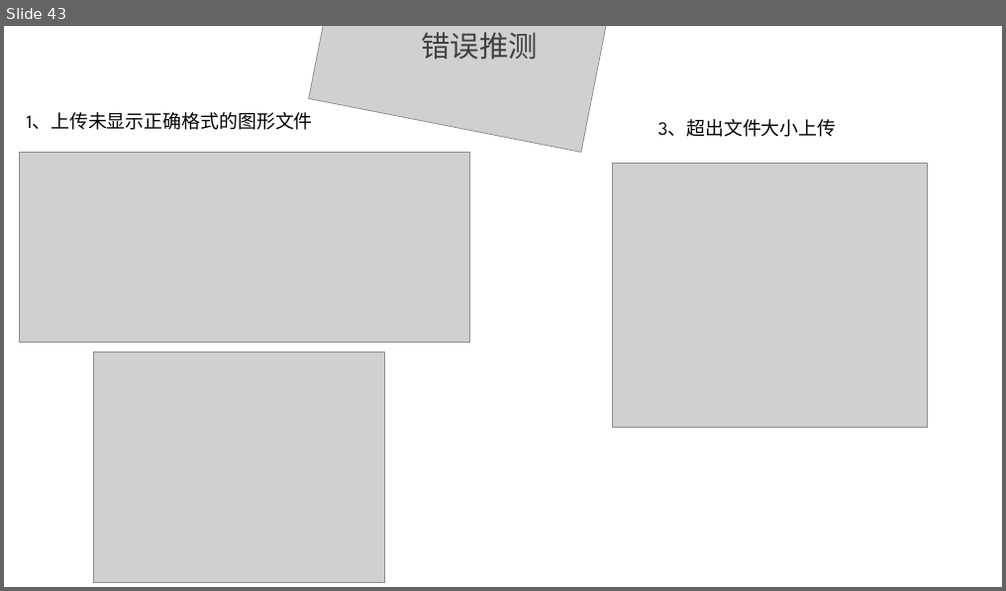
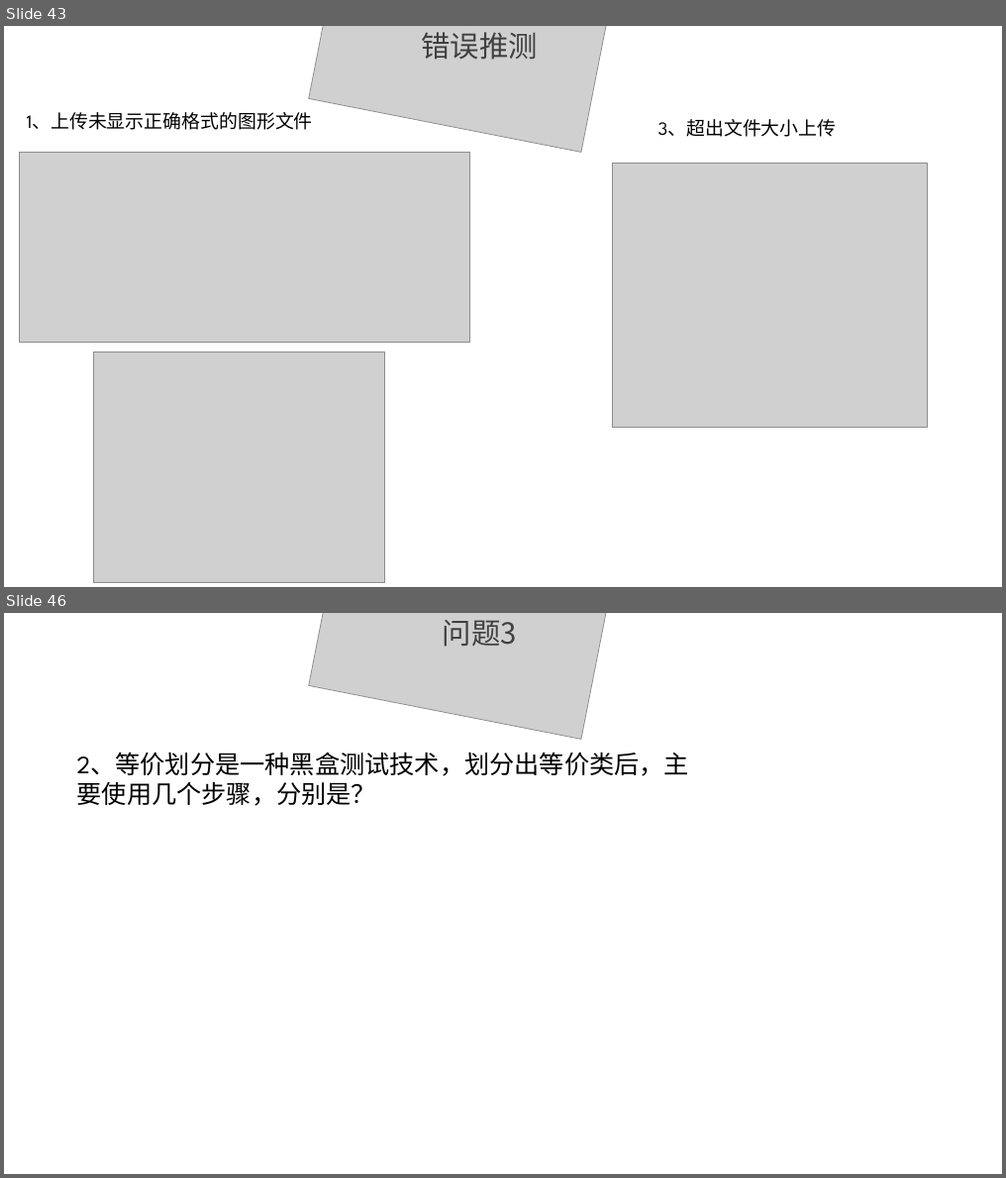
Before and after one commit to ConstanTWT/SE2020-G01, a slide deck: 翻转PPT/SE2020-G01-实现阶段翻转课堂PPT.pptx. Shown one above the other, each under a label of ours: slide 43 before the commit, slides 43 and 46 after it; the slides between them are not shown. The pictures are 1006x591 and 1006x1178 pixels, drawn with LibreOffice and Linux fonts; fonts in the diff are those of the drawing; grey boxes stand for pictures; background and template pictures are left out. Boxes give left, top, right and bottom in pixels: in the first picture for what was removed or moved away, otherwise in the second. Text is boxed around its words. In the diff, an @@ line names an element or a change of style, - is before the commit and + after.

```diff
--- a/翻转PPT/SE2020-G01-实现阶段翻转课堂PPT.pptx
+++ b/翻转PPT/SE2020-G01-实现阶段翻转课堂PPT.pptx
@@ slide 46 added at (4, 613, 1002, 1174), background picture (left out) @@
@@ picture added at (309, 613, 612, 740) @@
@@ text added at (443, 620, 517, 647), 28 pt, text #404040 @@
+问题3
@@ text added at (77, 752, 689, 806), 24 pt, text #000000 @@
+2、等价划分是一种黑盒测试技术，划分出等价类后，主要使用几个步骤，分别是？
```
Also in this commit, not shown: 4 other slides added.
